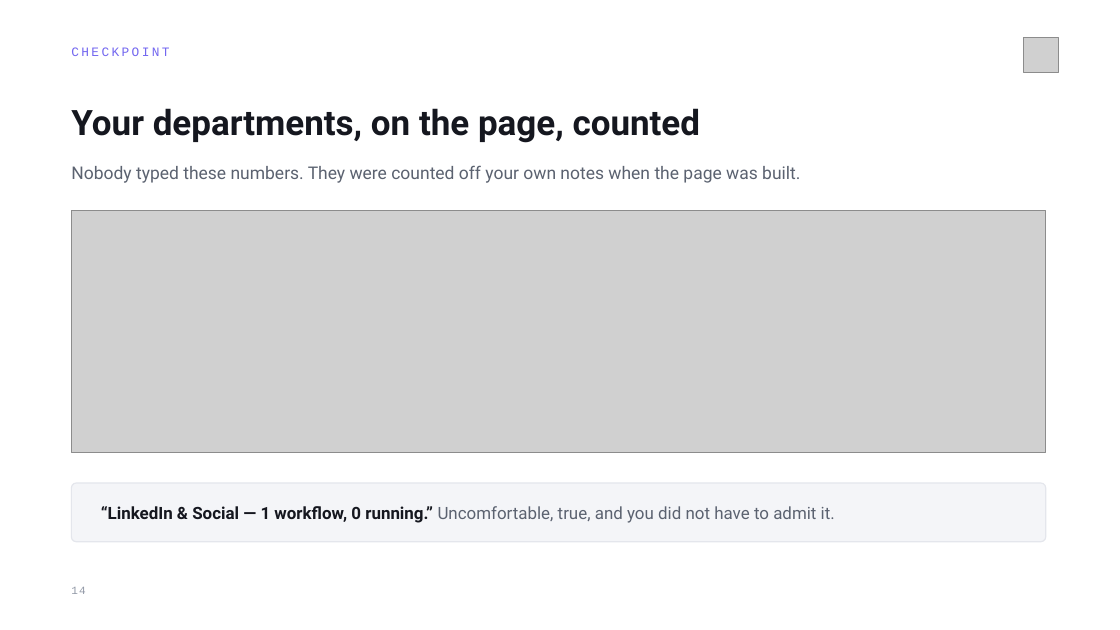
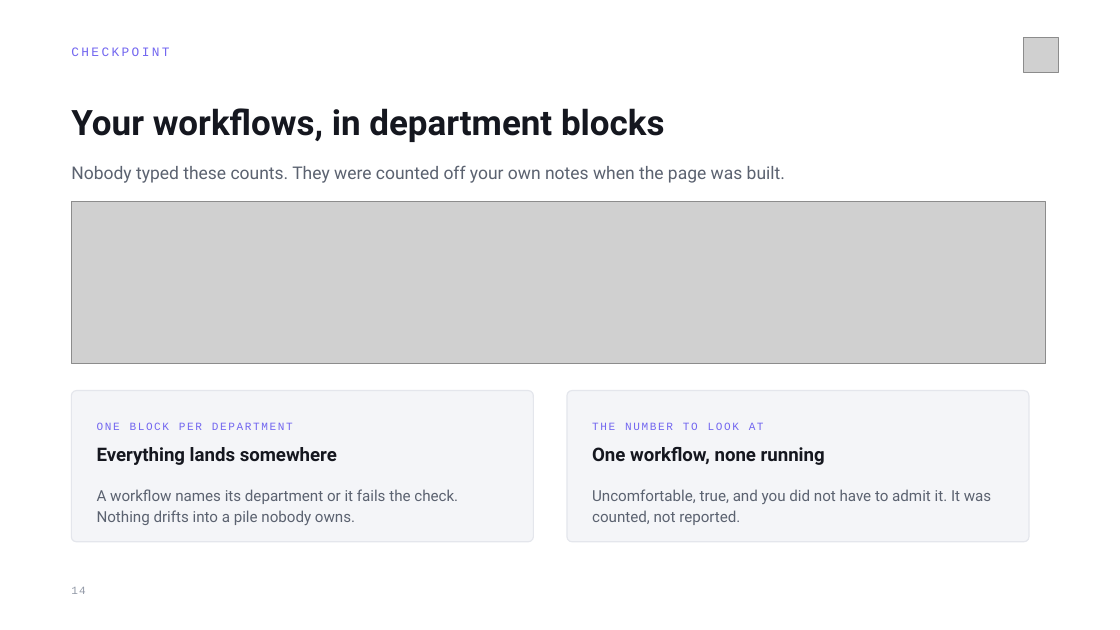
Before and after one commit to MeshPro-iPaaS/ai-ops-framework, a slide deck: slide 14 of docs/Architecture for Agents — a hands-on hour.pptx. Drawn at 1120x630 pixels with LibreOffice and Linux fonts; fonts in the diff are those of the drawing; grey boxes stand for pictures. Boxes give left, top, right and bottom in pixels: in the first picture for what was removed or moved away, otherwise in the second. Text is boxed around its words. In the diff, an @@ line names an element or a change of style, - is before the commit and + after.

```diff
--- a/docs/Architecture for Agents — a hands-on hour.pptx
+++ b/docs/Architecture for Agents — a hands-on hour.pptx
@@ text at (71, 108, 665, 142): text changed @@
-Your departments, on the page, counted
+Your workflows, in department blocks
@@ text at (71, 165, 785, 183): text changed @@
-Nobody typed these numbers. They were counted off your own notes when the page was built.
+Nobody typed these counts. They were counted off your own notes when the page was built.
@@ picture: place and size @@
-picture at (71, 210, 1046, 453)
+picture at (71, 202, 1046, 364)
@@ rounded rectangle added at (71, 391, 534, 542), fill #F4F5F8, outline #E4E6EC 1 pt @@
@@ rounded rectangle added at (567, 391, 1029, 542), fill #F4F5F8, outline #E4E6EC 1 pt @@
@@ text added at (97, 422, 293, 430), 9.5 pt, text #7367F0 @@
+ONE BLOCK PER DEPARTMENT
@@ text added at (97, 447, 337, 465), 16 pt, text #15171F, bold @@
+Everything lands somewhere
@@ text added at (592, 422, 764, 430), 9.5 pt, text #7367F0 @@
+THE NUMBER TO LOOK AT
@@ text added at (592, 447, 825, 465), 16 pt, text #15171F, bold @@
+One workflow, none running
@@ rounded rectangle removed at (71, 483, 1046, 542) @@
@@ text added at (97, 489, 458, 525), 13 pt, text #5B6270 @@
+A workflow names its department or it fails the check. Nothing drifts into a pile nobody owns.
@@ text at (592, 489, 991, 525): text changed; size 14.5 to 13 pt @@
-“LinkedIn & Social — 1 workflow, 0 running.” Uncomfortable, true, and you did not have to admit it.
+Uncomfortable, true, and you did not have to admit it. It was counted, not reported.
@@ text "Uncomfortable, true, and you did ..." at (592, 489, 991, 525): vertical alignment middle to top @@
```
Also in this commit, not shown: 2 other slides changed, 1 slide added, 1 slide removed, 1 other file.
